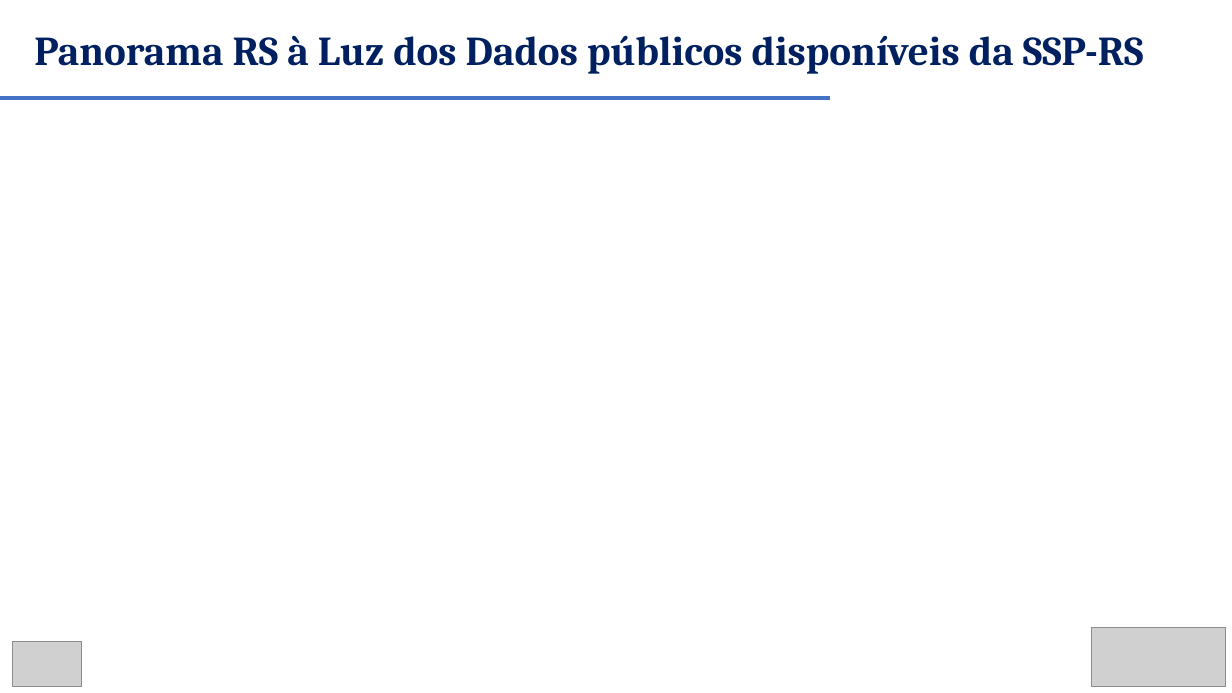
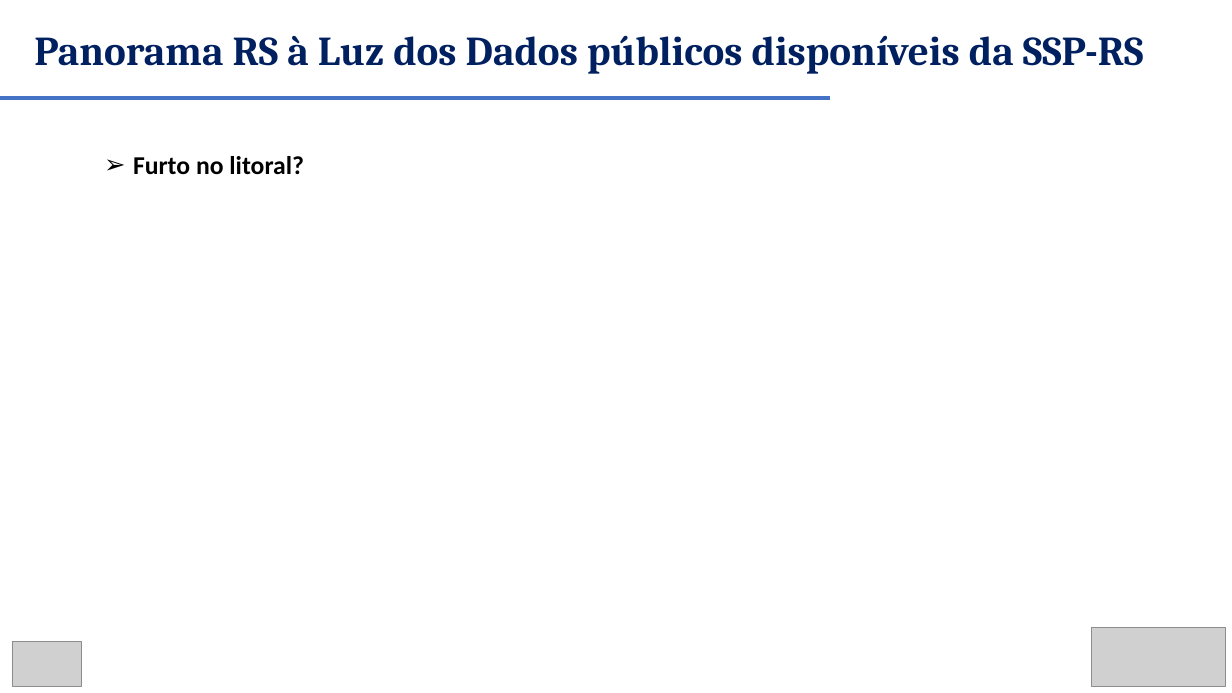
Before and after one commit to renanxcortes/semanistica_2026, a slide deck: slide 10 of DIA 2 - APRESENTACAO - VERSAO AMPLIADA FINAL.pptx (slide 7 before the commit). Drawn at 1232x693 pixels with LibreOffice and Linux fonts; fonts in the diff are those of the drawing; grey boxes stand for pictures. Boxes give left, top, right and bottom in pixels: in the first picture for what was removed or moved away, otherwise in the second. Text is boxed around its words. In the diff, an @@ line names an element or a change of style, - is before the commit and + after.

```diff
--- a/DIA 2 - APRESENTACAO - VERSAO AMPLIADA FINAL.pptx
+++ b/DIA 2 - APRESENTACAO - VERSAO AMPLIADA FINAL.pptx
@@ text added at (x1=133, y1=156, x2=304, y2=175), 20 pt, text #000000, bold @@
+➢ Furto no litoral?
```
Also in this commit, not shown: 2 other slides changed, 4 slides added, 3 slides removed, 2 other files.
